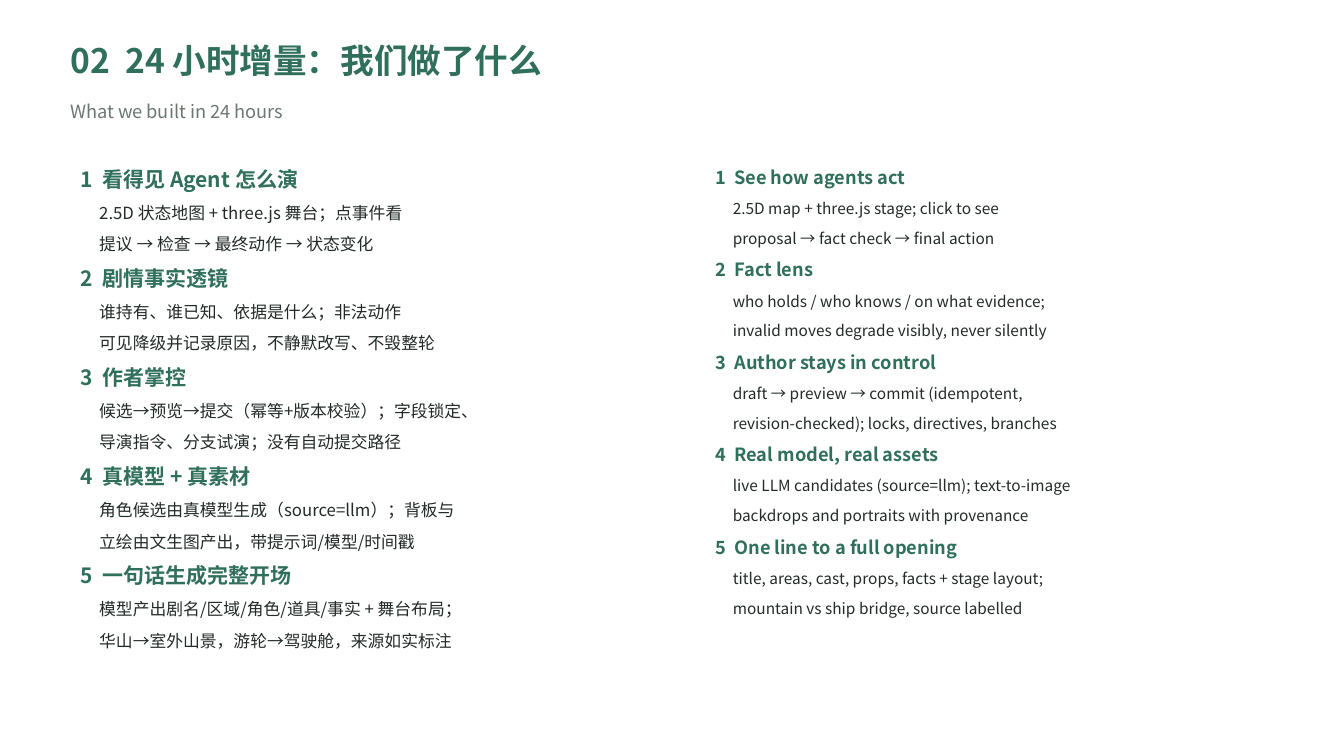
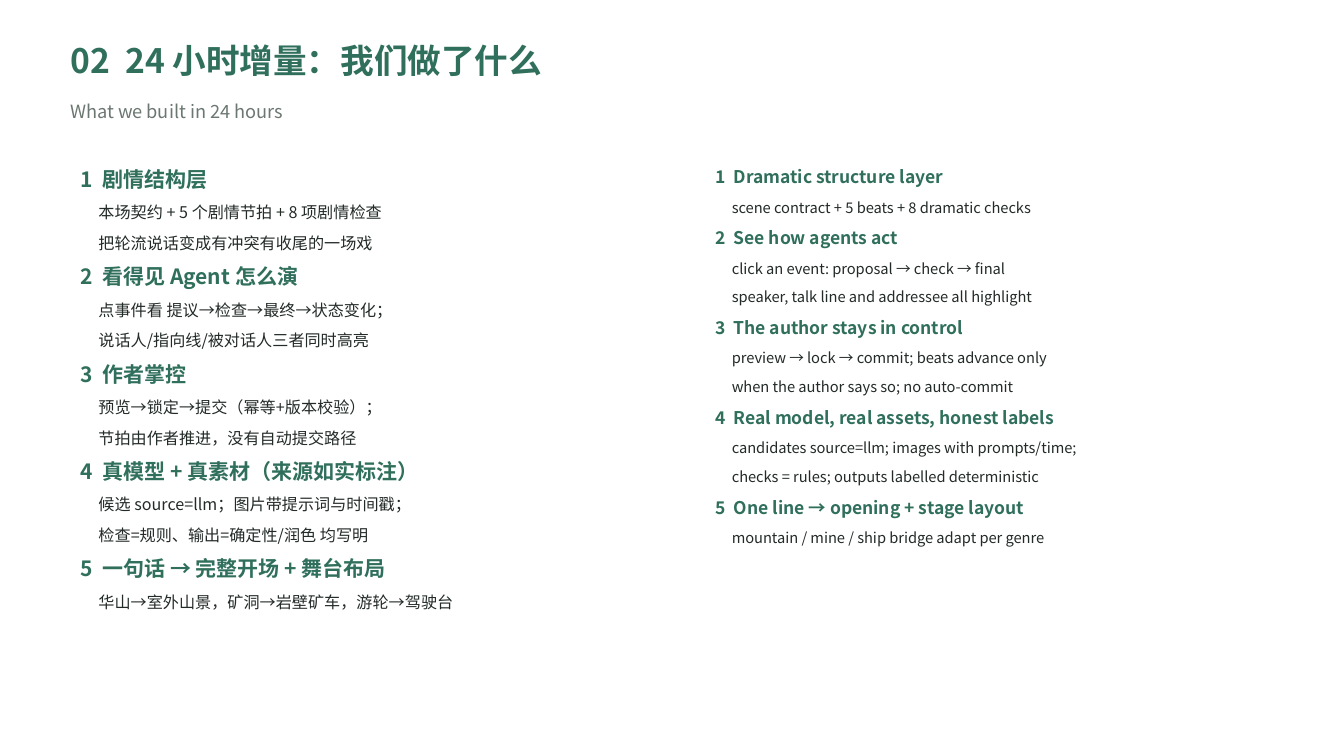
Before and after one commit to tommya27/short-drama-director, a slide deck: slide 3 of docs/PITCH_DECK.pptx. Drawn at 1344x756 pixels with LibreOffice and Linux fonts; fonts in the diff are those of the drawing. Boxes give left, top, right and bottom in pixels: in the first picture for what was removed or moved away, otherwise in the second. Text is boxed around its words. In the diff, an @@ line names an element or a change of style, - is before the commit and + after.

Commit message:
docs(pitch): 第 3 页改为"剧情结构层优先"的五条增量，并重新生成 PPTX
- 五条：① 剧情结构层（契约+5 节拍+8 项检查）② 看得见 Agent 怎么演（含说话人/指向线/被对话人高亮）
  ③ 作者掌控（预览→锁定→提交；节拍由作者推进）④ 真模型+真素材且来源如实标注
  ⑤ 一句话→完整开场+舞台布局（华山/矿洞/游轮形态自适应）。
- scripts/make_deck.py 同步，重新生成 docs/PITCH_DECK.pptx（仍 5 页双语，封面为真实生成背板图）。

```diff
--- a/docs/PITCH_DECK.pptx
+++ b/docs/PITCH_DECK.pptx
@@ text at (80,169,393,349): text changed; size 12 to 11.5 pt @@
-1 看得见 Agent 怎么演
-2.5D 状态地图 + three.js 舞台；点事件看
-提议 → 检查 → 最终动作 → 状态变化
-2 剧情事实透镜
-谁持有、谁已知、依据是什么；非法动作
-可见降级并记录原因，不静默改写、不毁整轮
+1 剧情结构层
+本场契约 + 5 个剧情节拍 + 8 项剧情检查
+把轮流说话变成有冲突有收尾的一场戏
+2 看得见 Agent 怎么演
+点事件看 提议→检查→最终→状态变化；
+说话人/指向线/被对话人三者同时高亮
@@ text at (715,169,1077,547): text changed; size 11 to 10.5 pt @@
-1 See how agents act
-2.5D map + three.js stage; click to see
-proposal → fact check → final action
-2 Fact lens
-who holds / who knows / on what evidence;
-invalid moves degrade visibly, never silently
-3 Author stays in control
-draft → preview → commit (idempotent,
-revision-checked); locks, directives, branches
-4 Real model, real assets
-live LLM candidates (source=llm); text-to-image
-backdrops and portraits with provenance
-5 One line to a full opening
-title, areas, cast, props, facts + stage layout;
-mountain vs ship bridge, source labelled
+1 Dramatic structure layer
+scene contract + 5 beats + 8 dramatic checks
+2 See how agents act
+click an event: proposal → check → final
+speaker, talk line and addressee all highlight
+3 The author stays in control
+preview → lock → commit; beats advance only
+when the author says so; no auto-commit
+4 Real model, real assets, honest labels
+candidates source=llm; images with prompts/time;
+checks = rules; outputs labelled deterministic
+5 One line → opening + stage layout
+mountain / mine / ship bridge adapt per genre
@@ text at (80,399,453,610): text changed; size 12 to 11.5 pt @@
-候选→预览→提交（幂等+版本校验）；字段锁定、
-导演指令、分支试演；没有自动提交路径
-4 真模型 + 真素材
-角色候选由真模型生成（source=llm）；背板与
-立绘由文生图产出，带提示词/模型/时间戳
-5 一句话生成完整开场
-模型产出剧名/区域/角色/道具/事实 + 舞台布局；
-华山→室外山景，游轮→驾驶舱，来源如实标注
+预览→锁定→提交（幂等+版本校验）；
+节拍由作者推进，没有自动提交路径
+4 真模型 + 真素材（来源如实标注）
+候选 source=llm；图片带提示词与时间戳；
+检查=规则、输出=确定性/润色 均写明
+5 一句话 → 完整开场 + 舞台布局
+华山→室外山景，矿洞→岩壁矿车，游轮→驾驶台
```
Also in this commit, not shown: 2 other files.
